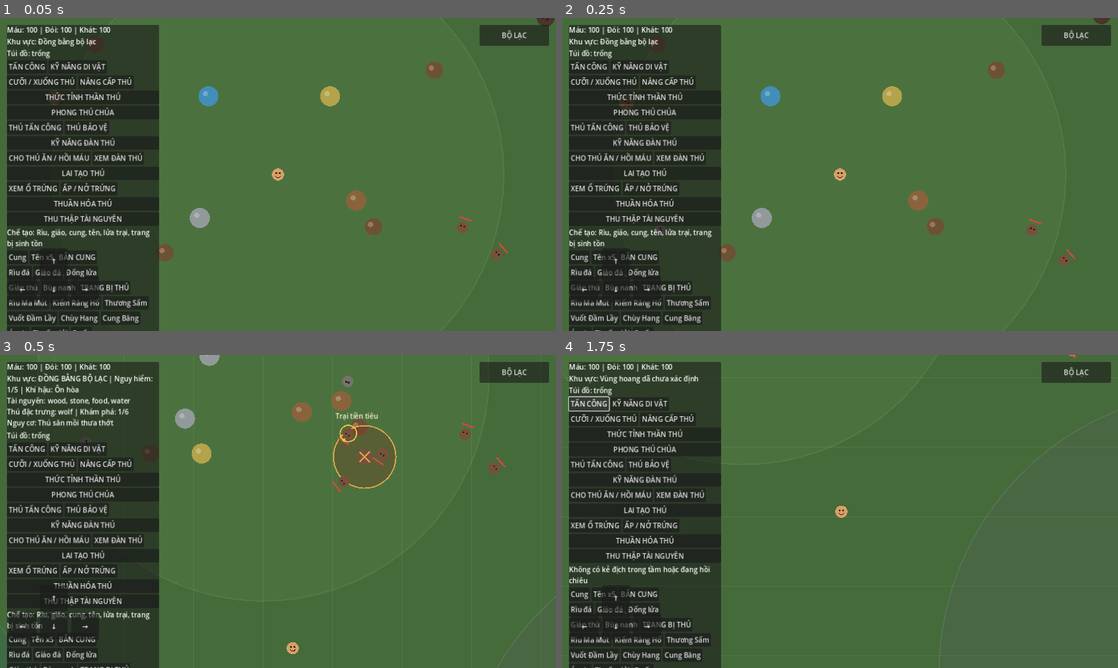
Above: before the commit, frames 1-4 (two rows, left to right).
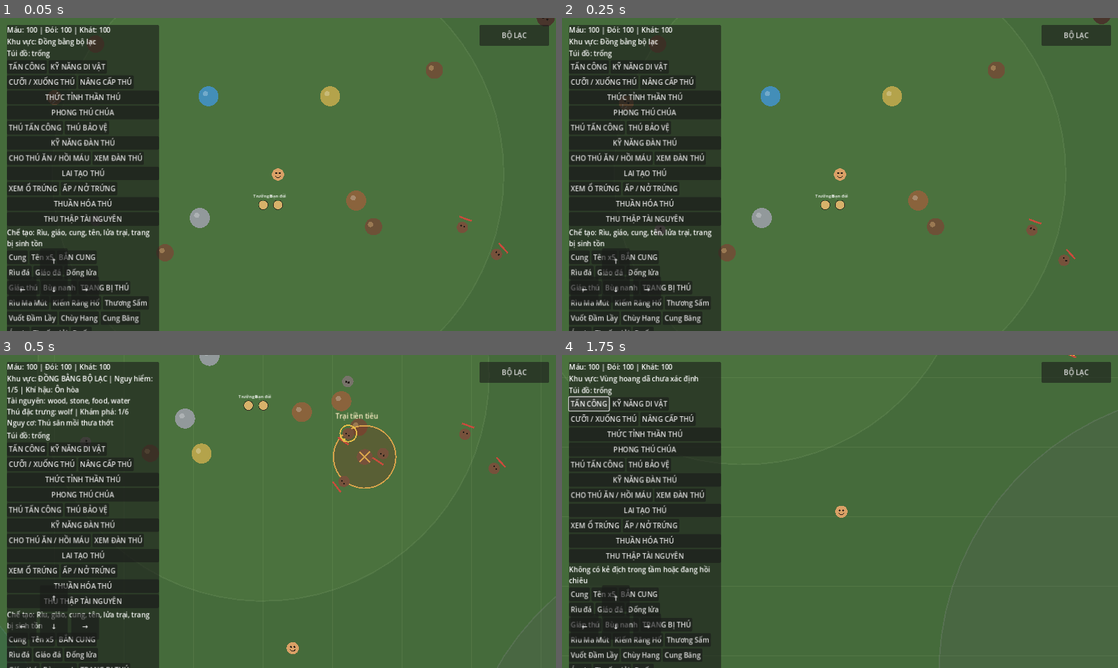
Above: after the commit, the same moments.

Repository: khanhhkt8-hub/Bo-Lac-Tien-Su.
Game: Godot game, scene res://Scenes/Main.tscn
Same seed, same stepped clock (60 frames per second), same inputs: the game is played once before the commit and once after it.
Inputs (mouse positions are in pixels of both pictures, inside the frame that each line leads up to):
- Up to frame 1 (0.05 s): no input
- Up to frame 2 (0.25 s): no input
- Up to frame 3 (0.5 s): no input
- Up to frame 4 (1.75 s): move the mouse to (962, 495) at 0.52 s; hold Right (ui_right) 0.53-1.25 s; click (962, 495) at 0.67 s; click "TẤN CÔNG" at 1.25 s

The runs differ from the first frame. In frame 1, 0.1% of the frame differs, in the area x 45-52%, y 56-62%; in frame 2, 0.1%; in frame 3, 0.1%, in the area x 42-49%, y 12-18%; in frame 4, nothing differs.

Commit message:
Attach RTS tribe control system to main scene

Diff:
--- a/Scenes/Main.tscn
+++ b/Scenes/Main.tscn
@@ -12,6 +12,7 @@
 [ext_resource type="Script" path="res://Scripts/Enemies/BarbarianCampDirector.gd" id="10_camps"]
 [ext_resource type="Script" path="res://Scripts/World/CaveSystem.gd" id="11_cave"]
 [ext_resource type="Script" path="res://Scripts/Enemies/BiomeBossDirector.gd" id="12_boss"]
+[ext_resource type="Script" path="res://Scripts/Tribe/TribeControlSystem.gd" id="13_tribe_control"]
 
 [sub_resource type="CircleShape2D" id="CircleShape2D_player"]
 radius = 14.0
@@ -36,6 +37,9 @@
 
 [node name="BiomeBossDirector" type="Node2D" parent="."]
 script = ExtResource("12_boss")
+
+[node name="TribeControlSystem" type="Node2D" parent="."]
+script = ExtResource("13_tribe_control")
 
 [node name="Player" type="CharacterBody2D" parent="."]
 position = Vector2(0, 0)
Not shown: 1 places in Scenes/Main.tscn that only renumber resources
